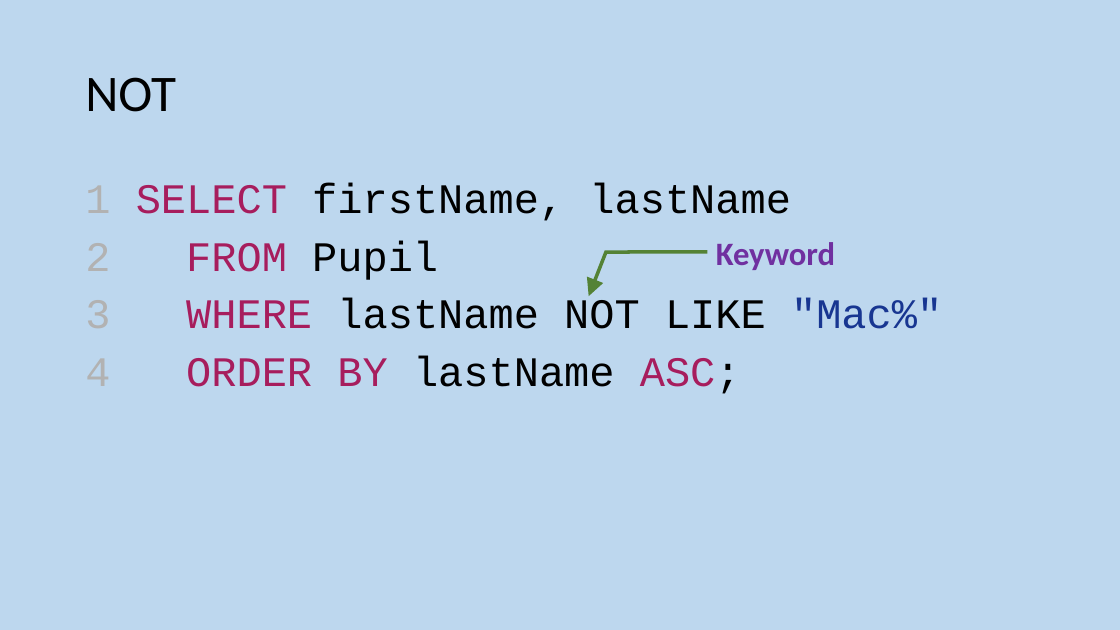
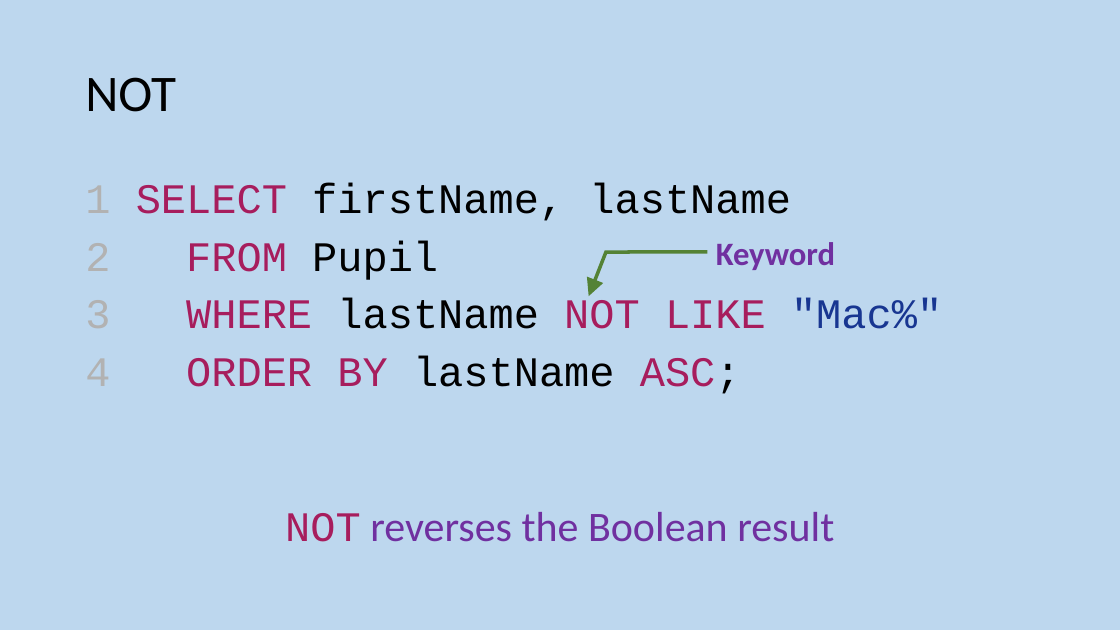
Before and after one commit to MrFriendCS/MrFriendCS.github.io, a slide deck: slide 11 of ah-cs/ddd/AH CS DDD Slides.pptx. Drawn at 1120x630 pixels with LibreOffice and Linux fonts; fonts in the diff are those of the drawing. Boxes give left, top, right and bottom in pixels: in the first picture for what was removed or moved away, otherwise in the second. Text is boxed around its words. In the diff, an @@ line names an element or a change of style, - is before the commit and + after.

```diff
--- a/ah-cs/ddd/AH CS DDD Slides.pptx
+++ b/ah-cs/ddd/AH CS DDD Slides.pptx
@@ text at [186, 298, 942, 329]: text colour #000000 to #A71D5D in "NOT LIKE" @@
@@ text added at [285, 512, 834, 542], 36 pt, text #7030A0 @@
+NOT reverses the Boolean result
```
Also in this commit, not shown: 14 other slides changed, 75 slides removed, 1 other file.
